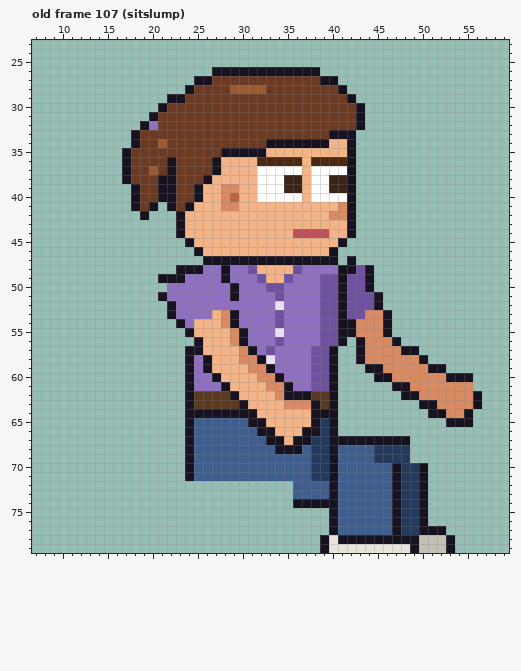
Pixel-art file: sprites/staff/office_maya_right_anim.aseprite. That is the earlier state.
64x80 pixels, 129 frames. Colours within 5 levels of each other are drawn and written as one. Shown: old frame 107 (sitslump): x 7..59, y 23..79. The commit also changed other frames, which this record leaves out.
New version:
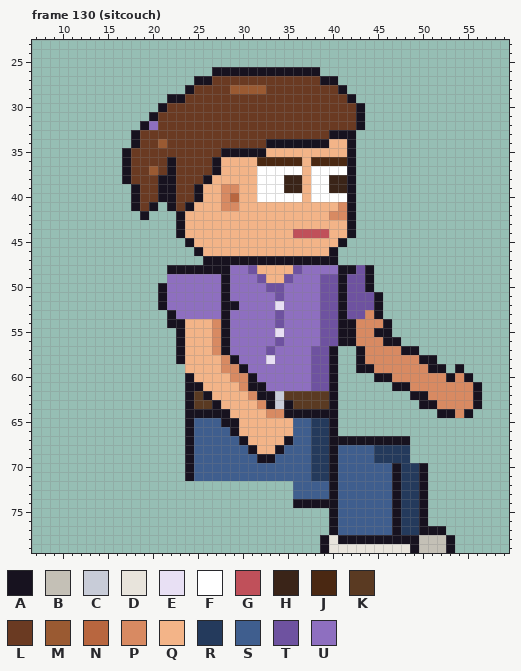
Palette (. is transparent): A #17121f  B #c4c0b6  C #c8ccd8  D #e8e4dc  E #e8e0f4  F #ffffff  G #c0505a  H #3a2418  J #4a2812  K #5a3a22  L #6a3a22  M #9a5a32  N #b8663f  P #d88a62  Q #f3b488  R #243a5c  S #3f5e8e  T #6e52a0  U #8e6fc0
A new or re-ordered frame is compared with the old frame closest to it.
From old to new:
frames 129 -> 135
--- frame 130 (sitcouch) is new; against old frame 107 (sitslump), layers "Near Arm", "Back Arm"
@@ x 7..59 @@
 46 ..................AQQQQQQQQQQQQQQA...................
-47 ...................AAAAAAAAAAAAAAA.A.................
-48 ................AAAUUAUUTQQQQTUUUUAATA...............
-49 ..............AAAUUUUAUUUTQQTUUUTTATTA...............
-50 ...............UUUUUUUAUUUTTUUUUTTATTA...............
-51 ..............AUUUUUUUAUUUUTUUUUTTATTTA..............
-52 ...............AUUUUUUUUUUUEUUUUTTATTTA..............
-53 ...............AUUUUQPAUUUUTUUUUTTATTPPA.............
-54 ................AUQQQPAUUUUTUUUUTTAAPPPA.............
-55 .................AQQQQPAUUUEUUUUTTAAPPPA.............
-56 ..................AQQQPAUUUTUUUUTTA.APPPA............
-57 .................AAQQQQPAUTUUUUTTA..APPPPAA..........
-58 .................AUAQQQPPAEUUUUTTA..APPPPPPA.........
-59 .................AUAQQQQPPAUUUUTTA...AAPPPPPAA.......
-60 .................AUUAQQQQPPAUUUTTA....AAPPPPPPAAA....
-61 .................AUUUAQQQQPPAUUTTA......AAPPPPPPP....
-62 .................AKKKKAQQQQPAAAKKA.......AAPPPPPPA...
-63 .................AKKKKKAQQQQPPPAKA.........AAPPPPA...
-64 .................AAAAAAAAQQQQQQAAA..........AAPPA....
-65 .................ASSSSSSAAQQQQQARA............AAA....
-66 .................ASSSSSSSAAQQQAARA...................
-67 .................ASSSSSSSSAAQAARRAAAAAAAAA...........
-68 .................ASSSSSSSSSAAASRRASSSSRRRR...........
-69 .................ASSSSSSSSSSSSSRRASSSSRRRR...........
+47 ...................AAAAAAAAAAAAAAA...................
+48 ...............AAAAAAAUUTQQQQTUUUUAATA...............
+49 ...............UUUUUUAUUUTQQTUUUTTATTA...............
+50 ..............AUUUUUUAUUUUTTUUUUTTATTA...............
+51 ..............AUUUUUUAUUUUUTUUUUTTATTTA..............
+52 ..............AUUUUUUAAUUUUEUUUUTTATTTA..............
+53 ...............AUUUUUAUUUUUTUUUUTTATTPA..............
+54 ...............AAQQQPAUUUUUTUUUUTTAAPPPA.............
+55 ................AQQQPAUUUUUEUUUUTTAAPPAA.............
+56 ................AQQQPAUUUUUTUUUUTTAAPPPAA............
+57 ................AQQQPAUUUUTUUUUTTA..APPPPAA..........
+58 ................AQQQQPAUUUEUUUUTTA..APPPPPPAA........
+59 .................QQQQPPAUUUUUUUTTA..AAPPPPPPAA.A.....
+60 .................AQQQQPPAUUUUUUTTA....AAPPPPPPAPA....
+61 .................AAQQQQPAAUUUUUTTA......AAPPPPPPPA...
+62 .................AKAQQQQPAACKKKKKA........AAPPPPPA...
+63 .................AKKAQQQQPACAKKKKA.........AAPPPPA...
+64 .................AAAAAQQQQPPAAAAAA...........AAPA....
+65 .................ASSSAAQQQQQQSSRRA...................
+66 .................ASSSSAQQQQQQSSRRA...................
+67 .................ASSSSSAQQQQASSRRAAAAAAAAA...........
+68 .................ASSSSSSAQQASSSRRASSSSRRRR...........
+69 .................ASSSSSSSAASSSSRRASSSSRRRR...........
 70 .................ASSSSSSSSSSSSSRRASSSSSSARRA.........
Changed places in both pictures, as pixel boxes (x1, y1, x2, y2):
erased: (347, 256, 356, 265)
changed: (158, 265, 320, 463)
changed: (347, 310, 482, 427)
